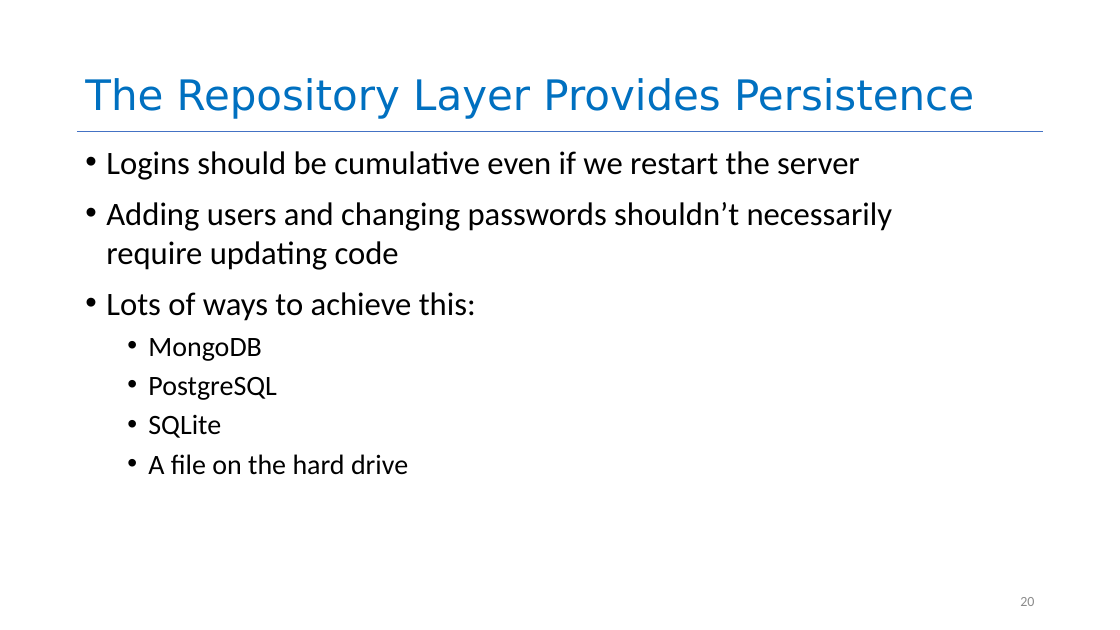
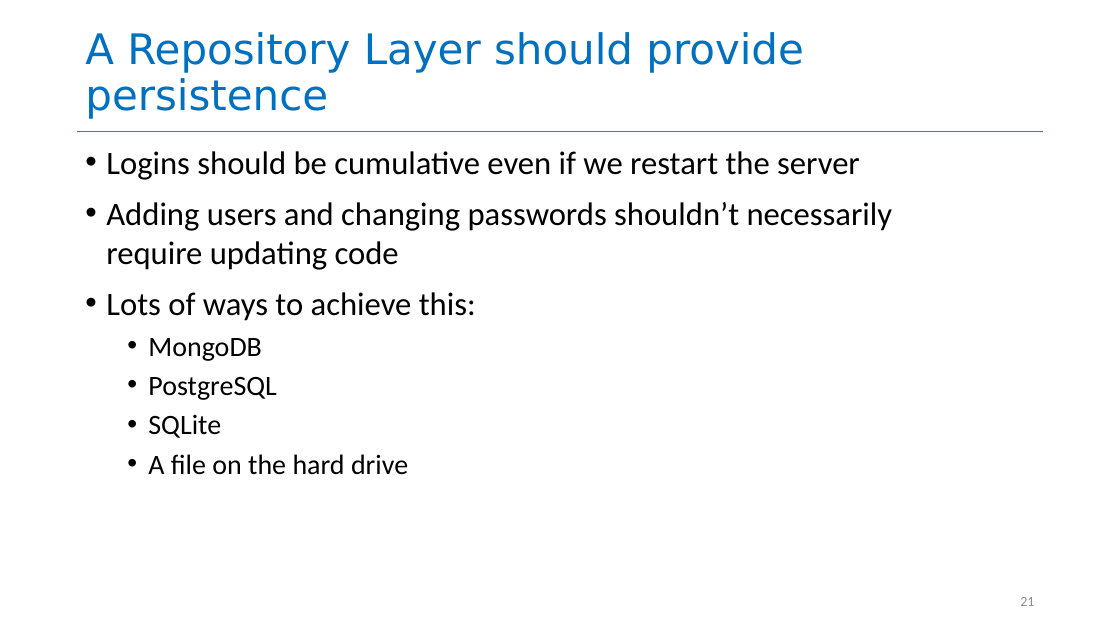
Before and after one commit to neu-se/CS4530-Fall-2026, a slide deck: slide 21 of Slides/Module 04 Web Application Architecture.pptx (slide 20 before the commit). Drawn at 1120x630 pixels with LibreOffice and Linux fonts; fonts in the diff are those of the drawing. Boxes give left, top, right and bottom in pixels: in the first picture for what was removed or moved away, otherwise in the second. Text is boxed around its words. In the diff, an @@ line names an element or a change of style, - is before the commit and + after.

```diff
--- a/Slides/Module 04 Web Application Architecture.pptx
+++ b/Slides/Module 04 Web Application Architecture.pptx
@@ title at (x1=85, y1=32, x2=804, y2=119): text changed @@
-The Repository Layer Provides Persistence
+A Repository Layer should provide persistence
@@ page number at (x1=1020, y1=597, x2=1034, y2=606): text changed @@
-20
+21
```
Also in this commit, not shown: 13 other slides changed, 3 slides added, 23 slides removed, 1 other file.
